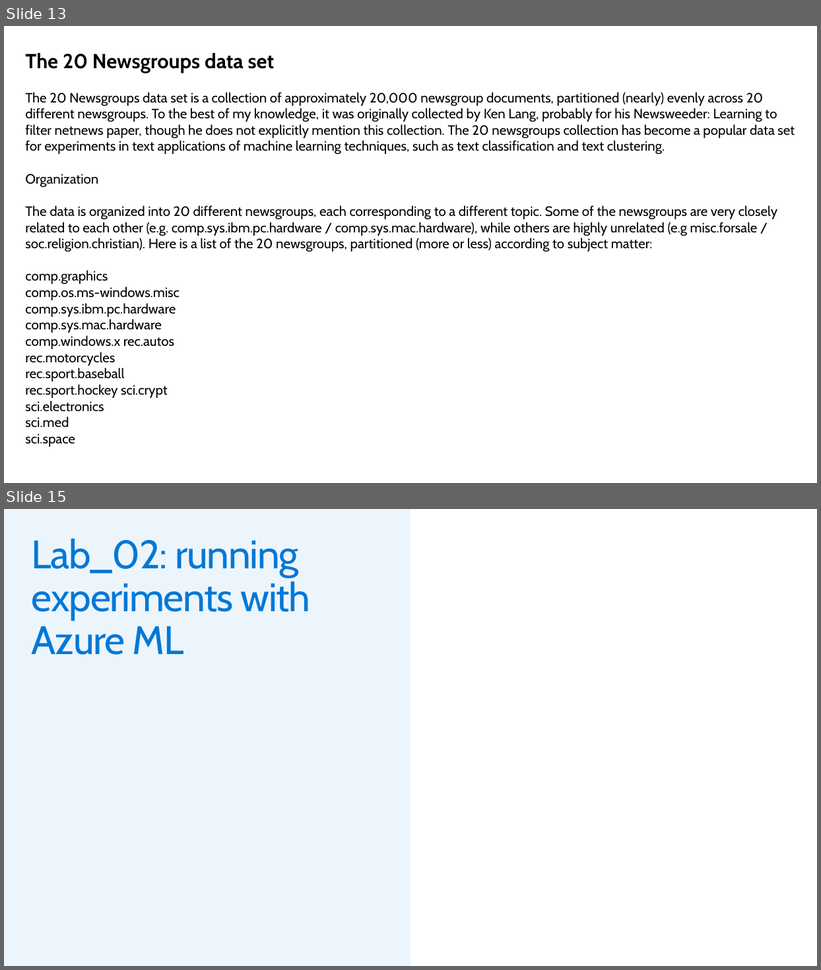
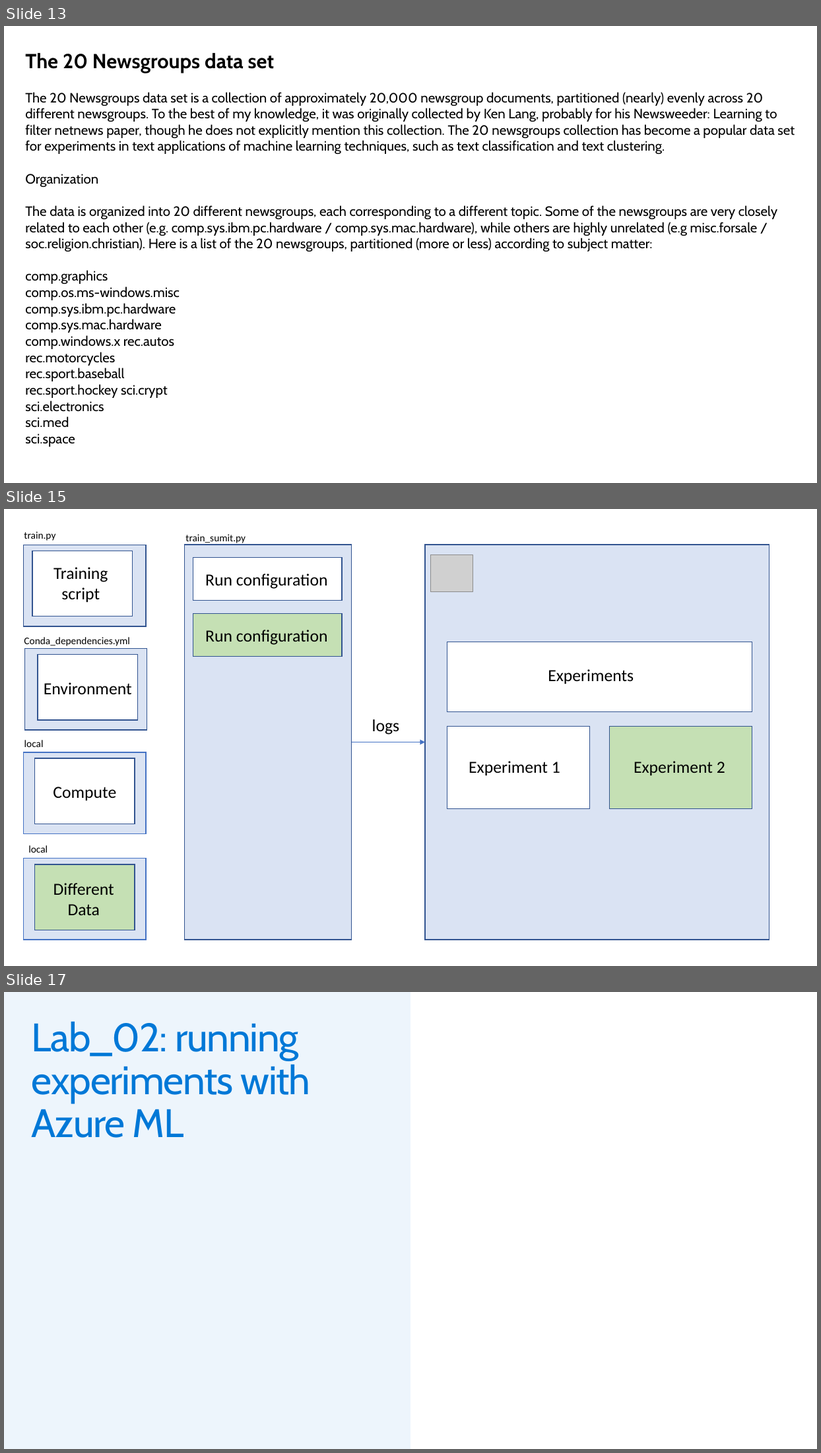
Before and after one commit to miquelladeboer/aml-mlops-workshop, a slide deck: Powerpoints/Module 2 - Experiments.pptx. Shown one above the other, each under a label of ours: slides 13 and 15 before the commit, slides 13, 15 and 17 after it; the slides between them are not shown. The pictures are 821x970 and 821x1453 pixels, drawn with LibreOffice and Linux fonts; fonts in the diff are those of the drawing; grey boxes stand for pictures; background and template pictures are left out. Boxes give left, top, right and bottom in pixels: in the first picture for what was removed or moved away, otherwise in the second. Text is boxed around its words. In the diff, an @@ line names an element or a change of style, - is before the commit and + after.

```diff
--- a/Powerpoints/Module 2 - Experiments.pptx
+++ b/Powerpoints/Module 2 - Experiments.pptx
@@ slide 15 added at [4, 509, 817, 966], background #FFFFFF @@
@@ rectangle added at [24, 545, 146, 626], fill #DAE3F3, outline #325491 1 pt @@
@@ text added at [24, 531, 55, 541], 12 pt, text #000000 @@
+train.py
@@ rectangle added at [185, 545, 352, 940], fill #DAE3F3, outline #325491 1 pt @@
@@ text added at [186, 534, 246, 545], 12 pt, text #000000 @@
+train_sumit.py
@@ rectangle added at [426, 545, 770, 940], fill #DAE3F3, outline #325491 1 pt @@
@@ rectangle added at [32, 551, 133, 617], fill #FFFFFF, outline #325491 1 pt @@
@@ text added at [54, 567, 108, 602], 20 pt, text #000000 @@
+Training script
@@ rectangle added at [193, 558, 342, 601], fill #FFFFFF, outline #325491 1 pt @@
@@ picture added at [431, 555, 474, 593] @@
@@ text added at [205, 574, 328, 589], 20 pt, text #000000 @@
+Run configuration
@@ rectangle added at [193, 614, 342, 657], fill #C5E0B4, outline #325491 1 pt @@
@@ text added at [24, 637, 130, 646], 12 pt, text #000000 @@
+Conda_dependencies.yml
@@ text added at [205, 630, 328, 645], 20 pt, text #000000 @@
+Run configuration
@@ rectangle added at [448, 642, 752, 712], fill #FFFFFF, outline #325491 1 pt @@
@@ rectangle added at [24, 649, 147, 730], fill #DAE3F3, outline #325491 1 pt @@
@@ rectangle added at [38, 655, 137, 720], fill #FFFFFF, outline #325491 1 pt @@
@@ text added at [44, 683, 132, 694], 20 pt, text #000000 @@
+Environment
@@ text added at [548, 669, 634, 684], 20 pt, text #000000 @@
+Experiments
@@ text added at [372, 720, 400, 735], 20 pt, text #000000 @@
+logs
@@ text added at [24, 740, 44, 747], 12 pt, text #000000 @@
+local
@@ arrow added from (352, 743) to (426, 743), #4472C4 0.5 pt @@
@@ rectangle added at [448, 727, 590, 810], fill #FFFFFF, outline #325491 1 pt @@
@@ rectangle added at [610, 727, 752, 810], fill #C5E0B4, outline #325491 1 pt @@
@@ rectangle added at [24, 753, 146, 834], fill #DAE3F3, outline #4472C4 1 pt @@
@@ rectangle added at [34, 758, 135, 824], fill #FFFFFF, outline #325491 1 pt @@
@@ text added at [469, 761, 560, 776], 20 pt, text #000000 @@
+Experiment 1
@@ text added at [634, 761, 725, 776], 20 pt, text #000000 @@
+Experiment 2
@@ text added at [53, 787, 116, 801], 20 pt, text #000000 @@
+Compute
@@ rectangle added at [24, 859, 146, 940], fill #DAE3F3, outline #4472C4 1 pt @@
@@ text added at [28, 846, 48, 853], 12 pt, text #000000 @@
+local
@@ rectangle added at [34, 865, 135, 930], fill #C5E0B4, outline #325491 1 pt @@
@@ text added at [54, 883, 114, 916], 20 pt, text #000000 @@
+Different
+Data
@@ what was slide 15 is now slide 17 @@
```
Also in this commit, not shown: 4 slides changed, 2 other slides added, 53 other files.
